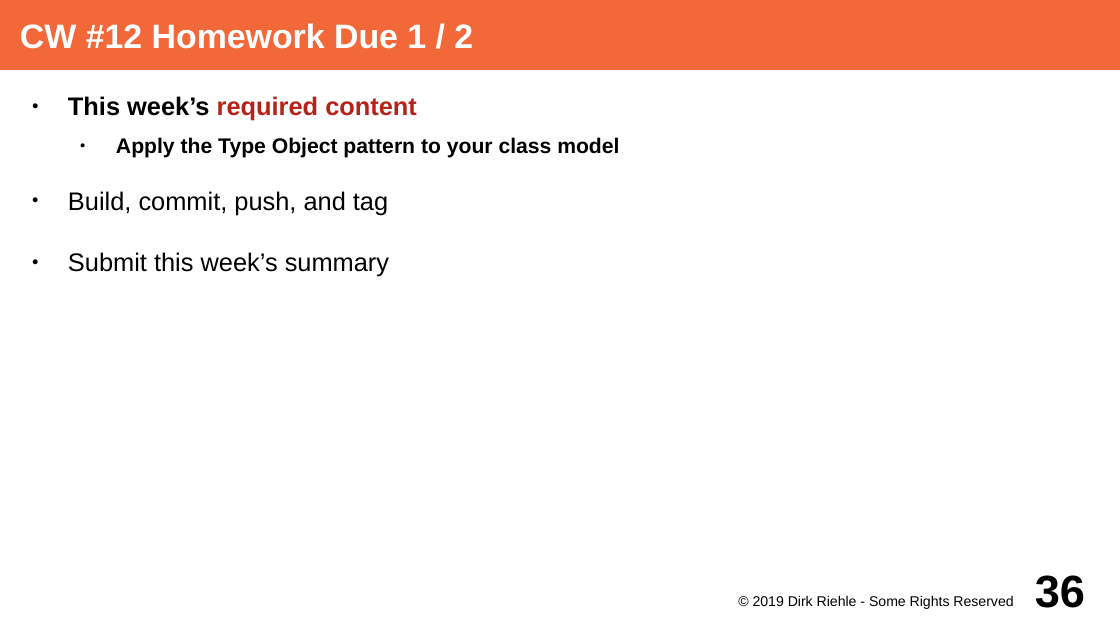
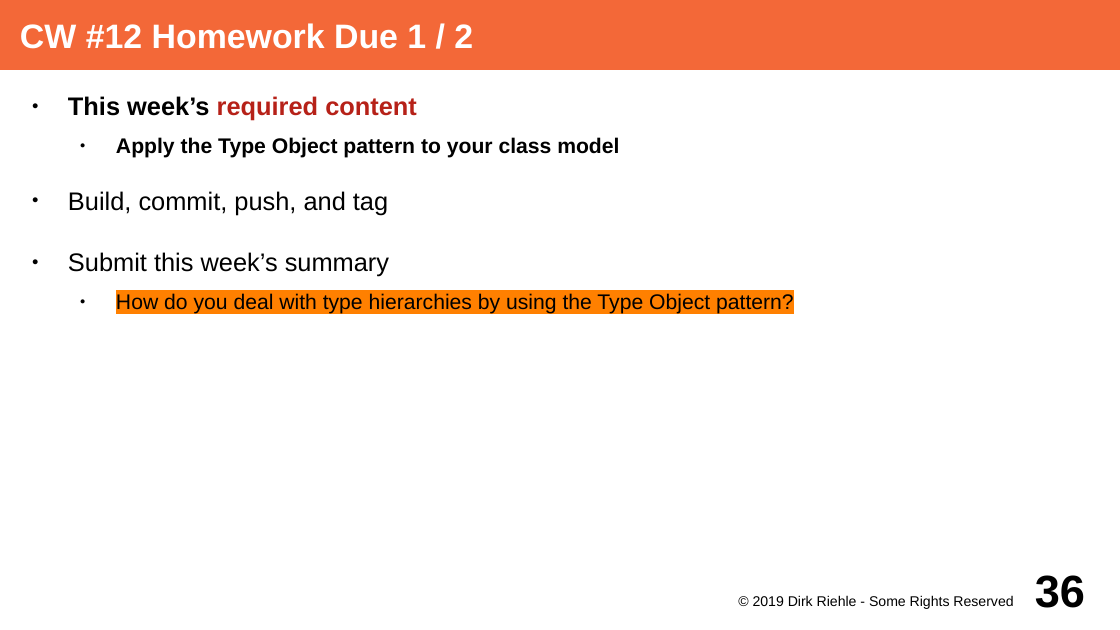
Before and after one commit to dirkriehle/adap-course, a slide deck: slide 36 of Lecture Slides/ADAP A02 - Course Schedule.odp. Drawn at 1120x630 pixels with LibreOffice and Linux fonts; fonts in the diff are those of the drawing. Boxes give left, top, right and bottom in pixels: in the first picture for what was removed or moved away, otherwise in the second. Text is boxed around its words. In the diff, an @@ line names an element or a change of style, - is before the commit and + after.

```diff
--- a/Lecture Slides/ADAP A02 - Course Schedule.odp
+++ b/Lecture Slides/ADAP A02 - Course Schedule.odp
@@ text at bbox=[116, 293, 794, 314]: paragraph added @@
+  ● How do you deal with type hierarchies by using the Type Object pattern?
```
Also in this commit, not shown: 8 other slides changed.
